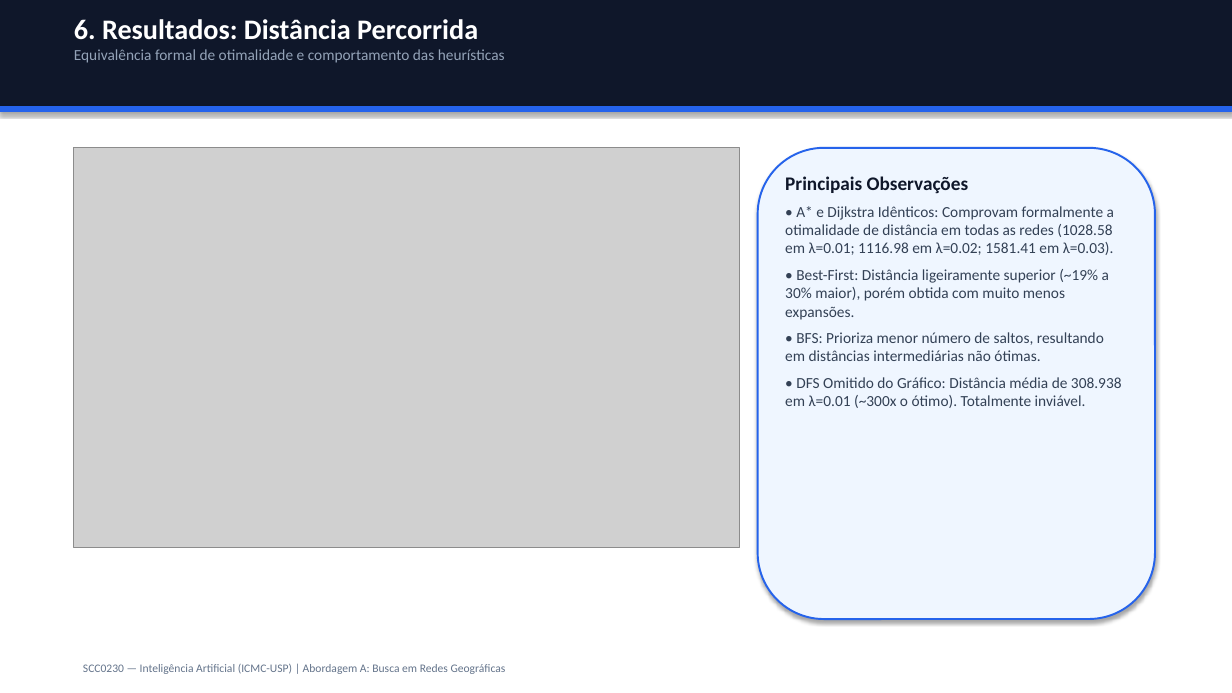
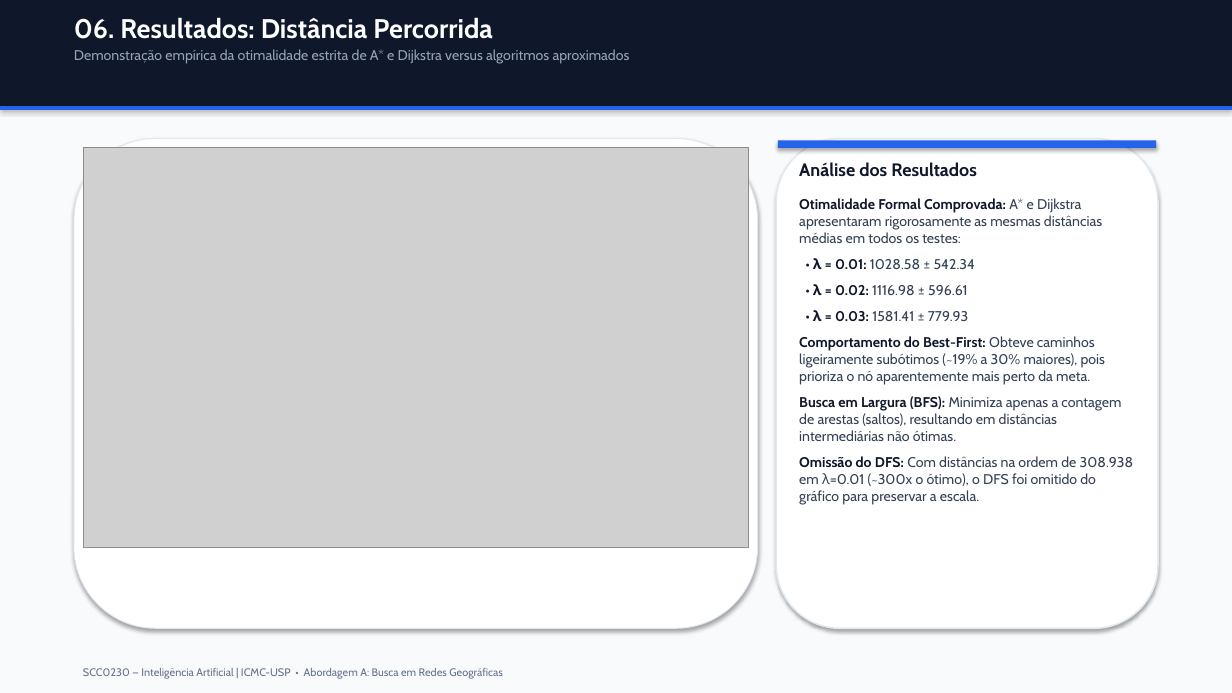
Before and after one commit to pietroggu/rede-geografica-trabalho-ia, a slide deck: slide 7 of outputs/apresentacao_busca_redes.pptx. Drawn at 1232x693 pixels with LibreOffice and Linux fonts; fonts in the diff are those of the drawing; grey boxes stand for pictures. Boxes give left, top, right and bottom in pixels: in the first picture for what was removed or moved away, otherwise in the second. Text is boxed around its words. In the diff, an @@ line names an element or a change of style, - is before the commit and + after.

```diff
--- a/outputs/apresentacao_busca_redes.pptx
+++ b/outputs/apresentacao_busca_redes.pptx
@@ rectangle: place and size @@
-rectangle at [0,106,1232,112]
+rectangle at [0,0,1232,106]
@@ rectangle at [0,0,1232,106]: fill #2563EB to #0F172A; outline #2563EB 0.75 pt to none @@
@@ rectangle: place and size @@
-rectangle at [0,0,1232,106]
+rectangle at [0,0,1232,693]
@@ rectangle at [0,0,1232,693]: fill #0F172A to #F8FAFC; outline #0F172A 0.75 pt to none @@
@@ text at [74,17,630,64]: text changed; size 12 to 11 pt; font Calibri to Cabin @@
-6. Resultados: Distância Percorrida
-Equivalência formal de otimalidade e comportamento das heurísticas
+06. Resultados: Distância Percorrida
+Demonstração empírica da otimalidade estrita de A* e Dijkstra versus algoritmos aproximados
@@ rectangle added at [0,106,1232,110], fill #2563EB @@
@@ rounded rectangle added at [74,139,758,628], fill #FFFFFF, outline #E2E8F0 0.75 pt @@
@@ picture: place and size @@
-picture at [74,148,739,547]
+picture at [83,148,749,547]
@@ rounded rectangle: place and size @@
-rounded rectangle at [758,148,1155,619]
+rounded rectangle at [776,139,1158,628]
@@ rounded rectangle at [776,139,1158,628]: fill #EFF6FF to #FFFFFF; outline #2563EB 1.5 pt to #E2E8F0 1.2 pt @@
@@ rectangle added at [778,140,1156,148], fill #2563EB @@
@@ text at [799,162,1134,505]: text changed; size 12 to 11 pt; font Calibri to Cabin @@
-Principais Observações
-• A* e Dijkstra Idênticos: Comprovam formalmente a otimalidade de distância em todas as redes (1028.58 em λ=0.01; 1116.98 em λ=0.02; 1581.41 em λ=0.03).
-• Best-First: Distância ligeiramente superior (~19% a 30% maior), porém obtida com muito menos expansões.
-• BFS: Prioriza menor número de saltos, resultando em distâncias intermediárias não ótimas.
-• DFS Omitido do Gráfico: Distância média de 308.938 em λ=0.01 (~300x o ótimo). Totalmente inviável.
+Análise dos Resultados
+Otimalidade Formal Comprovada: A* e Dijkstra apresentaram rigorosamente as mesmas distâncias médias em todos os testes:
+• λ = 0.01: 1028.58 ± 542.34
+• λ = 0.02: 1116.98 ± 596.61
+• λ = 0.03: 1581.41 ± 779.93
+Comportamento do Best-First: Obteve caminhos ligeiramente subótimos (~19% a 30% maiores), pois prioriza o nó aparentemente mais perto da meta.
+Busca em Largura (BFS): Minimiza apenas a contagem de arestas (saltos), resultando em distâncias intermediárias não ótimas.
+Omissão do DFS: Com distâncias na ordem de 308.938 em λ=0.01 (~300x o ótimo), o DFS foi omitido do gráfico para preservar a escala.
@@ text at [83,668,503,679]: text changed; size 9 to 8.5 pt; font Calibri to Cabin @@
-SCC0230 — Inteligência Artificial (ICMC-USP) | Abordagem A: Busca em Redes Geográficas
+SCC0230 — Inteligência Artificial | ICMC-USP • Abordagem A: Busca em Redes Geográficas
```
Also in this commit, not shown: 11 other slides changed, 11 other files.
